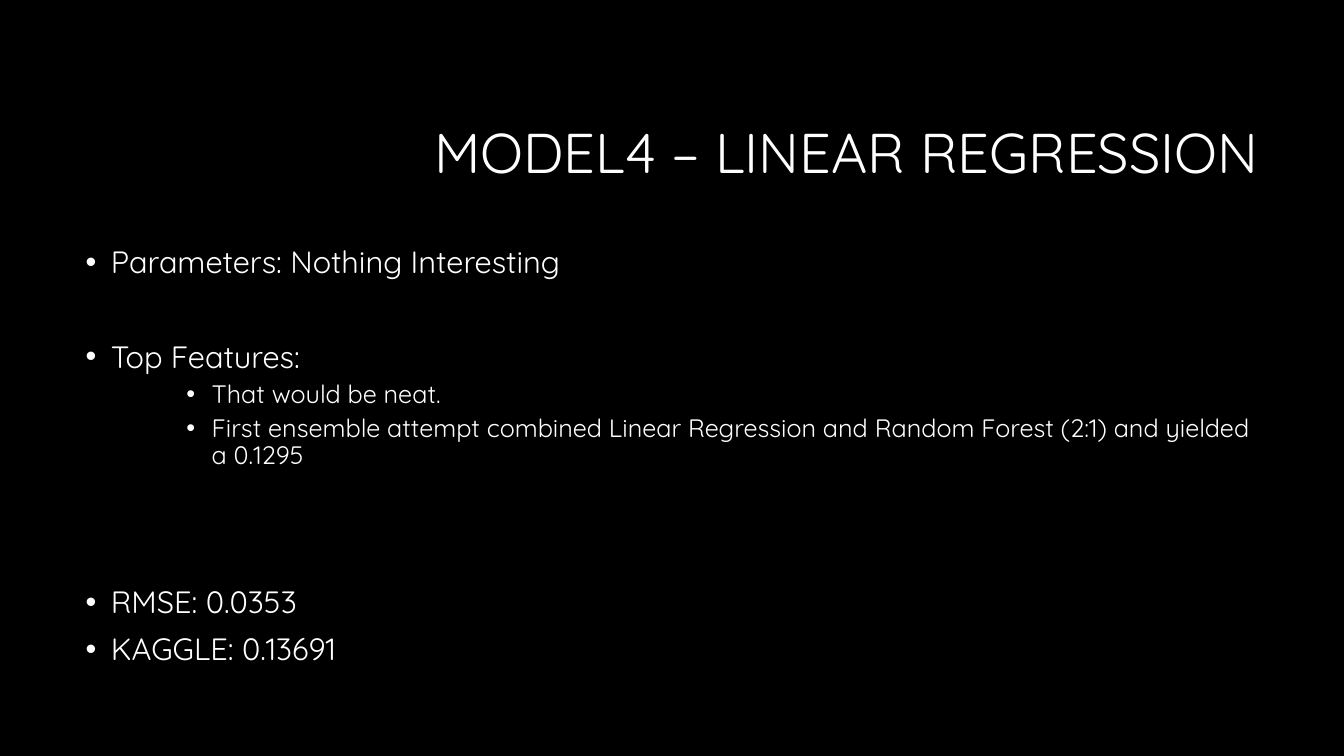
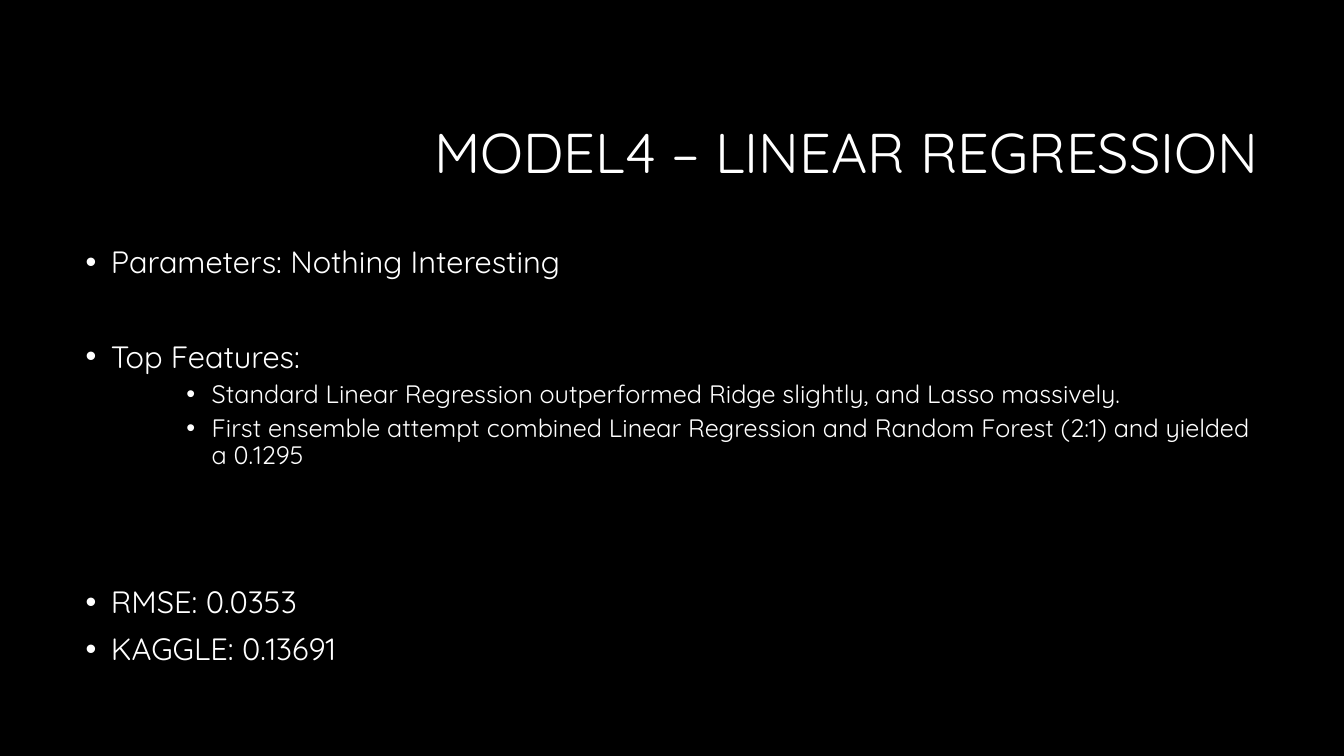
Before and after one commit to gregmb/FightingMongoosesML, a slide deck: slide 11 of MLPresentationFightingMongooses.pptx. Drawn at 1344x756 pixels with LibreOffice and Linux fonts; fonts in the diff are those of the drawing; background and template pictures are left out. Boxes give left, top, right and bottom in pixels: in the first picture for what was removed or moved away, otherwise in the second. Text is boxed around its words. In the diff, an @@ line names an element or a change of style, - is before the commit and + after.

Commit message:
updated presentation

```diff
--- a/MLPresentationFightingMongooses.pptx
+++ b/MLPresentationFightingMongooses.pptx
@@ text at [212,384,1120,408]: text changed @@
-    • That would be neat.
+    • Standard Linear Regression outperformed Ridge slightly, and Lasso massively.
```
Also in this commit, not shown: 1 other slide changed.
